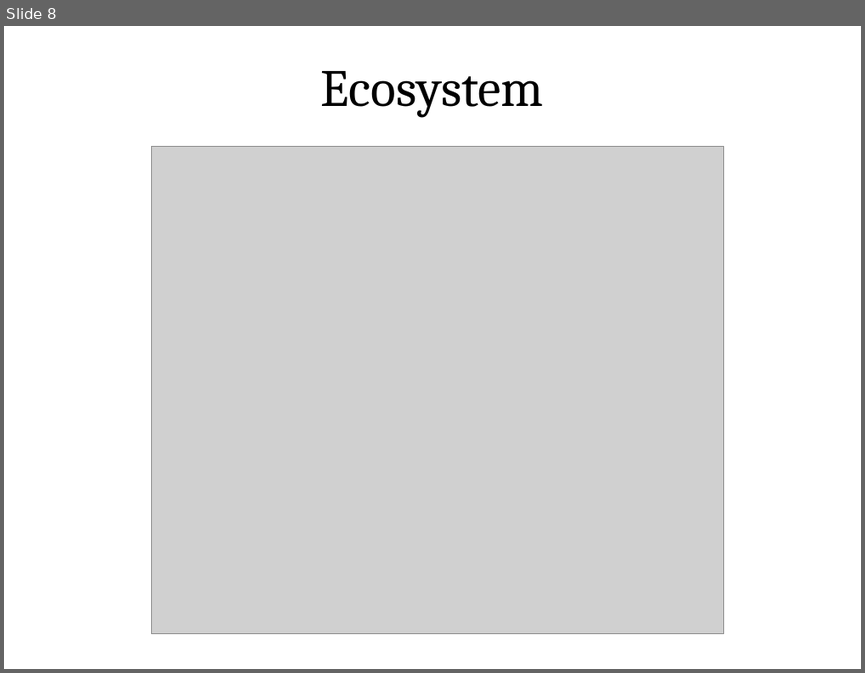
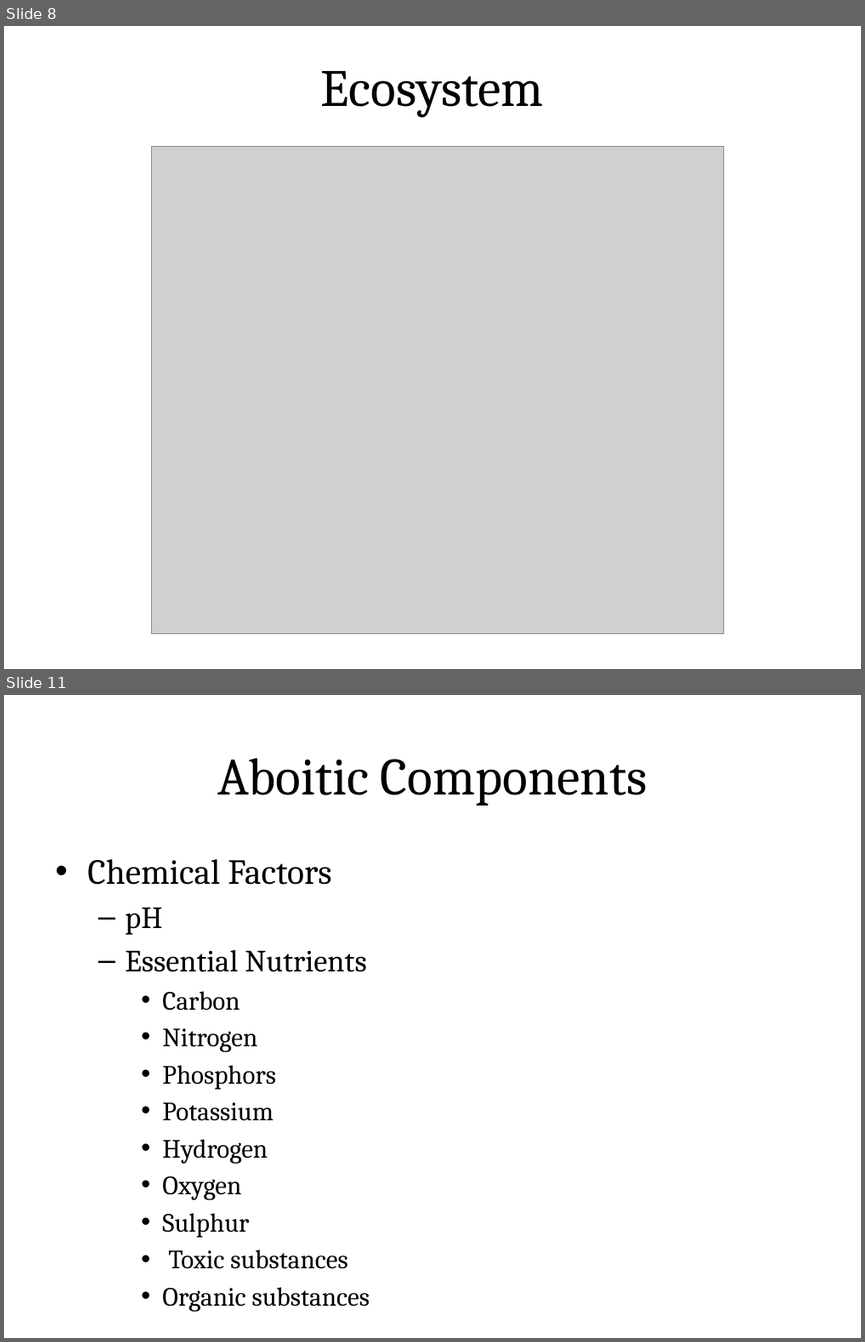
Before and after one commit to rajasekaran36/GE8291-Environmental-Science-and-Engineering, a slide deck: Slides/GE8291-U1.pptx. Shown one above the other, each under a label of ours: slide 8 before the commit, slides 8 and 11 after it; the slides between them are not shown. The pictures are 865x673 and 865x1342 pixels, drawn with LibreOffice and Linux fonts; fonts in the diff are those of the drawing; grey boxes stand for pictures. Boxes give left, top, right and bottom in pixels: in the first picture for what was removed or moved away, otherwise in the second. Text is boxed around its words. In the diff, an @@ line names an element or a change of style, - is before the commit and + after.

```diff
--- a/Slides/GE8291-U1.pptx
+++ b/Slides/GE8291-U1.pptx
@@ slide 11 added at (4,695,861,1338), background #FFFFFF @@
@@ title added at (46,721,818,828), fill gradient #DAFDA7 to #E4FCC2 to #F5FFE7, outline #98B955 0.75 pt, 44 pt, text #000000 @@
+Aboitic Components
@@ text added at (87,859,370,1311), 22.2 pt, text #000000 @@
+• Chemical Factors
+  – pH
+  – Essential Nutrients
+    • Carbon
+    • Nitrogen
+    • Phosphors
+    • Potassium
+    • Hydrogen
+    • Oxygen
+    • Sulphur
+    • Toxic substances
+    • Organic substances
```
Also in this commit, not shown: 15 other slides added.
